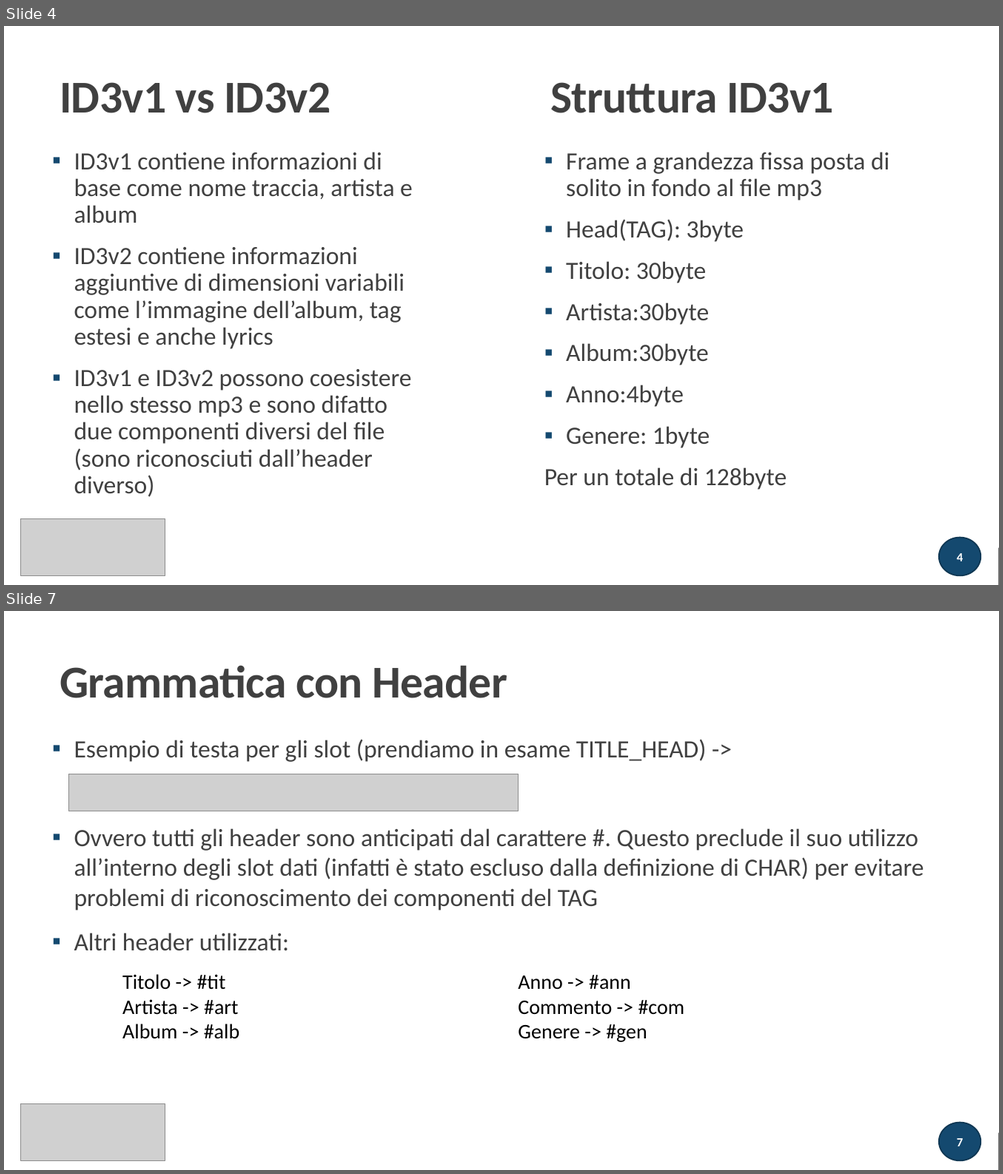
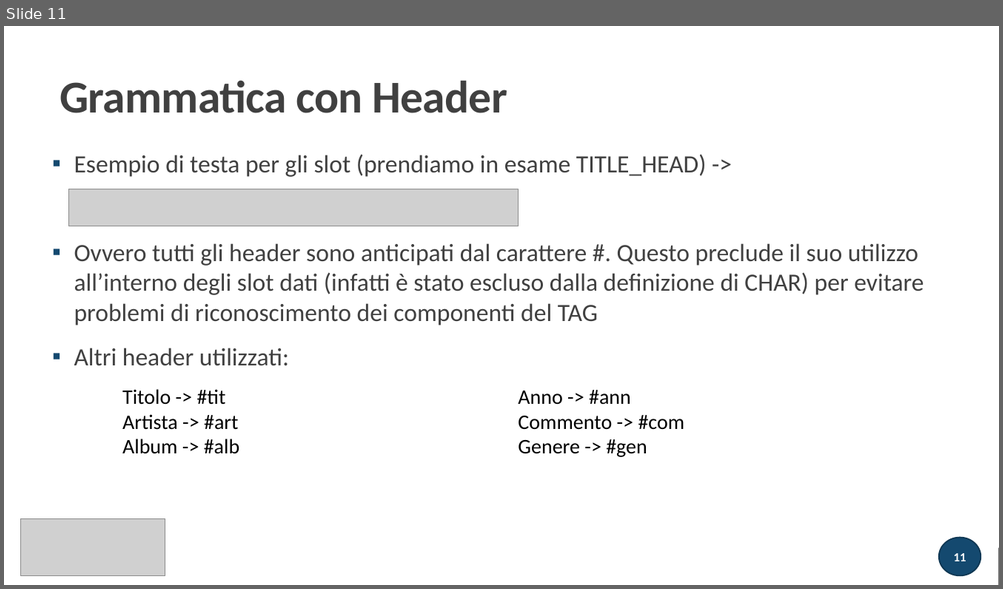
Before and after one commit to atusghen/SimpleID3, a slide deck: presentazione tecnica.pptx. Shown one above the other, each under a label of ours: slides 4 and 7 before the commit, slide 11 after it; the slides between them are not shown. The pictures are 1003x1174 and 1003x589 pixels, drawn with LibreOffice and Linux fonts; fonts in the diff are those of the drawing; grey boxes stand for pictures. Boxes give left, top, right and bottom in pixels: in the first picture for what was removed or moved away, otherwise in the second. Text is boxed around its words. In the diff, an @@ line names an element or a change of style, - is before the commit and + after.

```diff
--- a/presentazione tecnica.pptx
+++ b/presentazione tecnica.pptx
@@ slide 4 removed at <box>4,26,999,585</box>, background #FFFFFF; not listed: 1 template element that a slide beside it also shows @@
@@ rectangle removed at <box>4,26,999,585</box> @@
@@ title removed at <box>60,82,330,113</box> @@
-ID3v1 vs ID3v2
@@ text removed at <box>550,82,834,113</box> @@
-Struttura ID3v1
@@ text removed at <box>74,152,412,497</box> @@
-▪ ID3v1 contiene informazioni di base come nome traccia, artista e album
-▪ ID3v2 contiene informazioni aggiuntive di dimensioni variabili come l’immagine dell’album, tag estesi e anche lyrics
-▪ ID3v1 e ID3v2 possono coesistere nello stesso mp3 e sono difatto due componenti diversi del file (sono riconosciuti dall’header diverso)
@@ text removed at <box>544,152,889,490</box> @@
-▪ Frame a grandezza fissa posta di solito in fondo al file mp3
-▪ Head(TAG): 3byte
-▪ Titolo: 30byte
-▪ Artista:30byte
-▪ Album:30byte
-▪ Anno:4byte
-▪ Genere: 1byte
-Per un totale di 128byte
@@ line removed from (53, 241) to (284, 241) @@
@@ rectangle removed at <box>53,228,293,266</box> @@
@@ picture removed at <box>21,519,166,577</box> @@
@@ rectangle removed at <box>4,548,999,585</box> @@
@@ page number removed at <box>939,538,981,576</box> @@
-4
@@ what was slide 7 is now slide 11 @@
@@ page number at <box>953,554,966,562</box>: text changed @@
-7
+11
```
Also in this commit, not shown: 4 slides changed, 13 slides added, 3 other slides removed, 3 other files.
